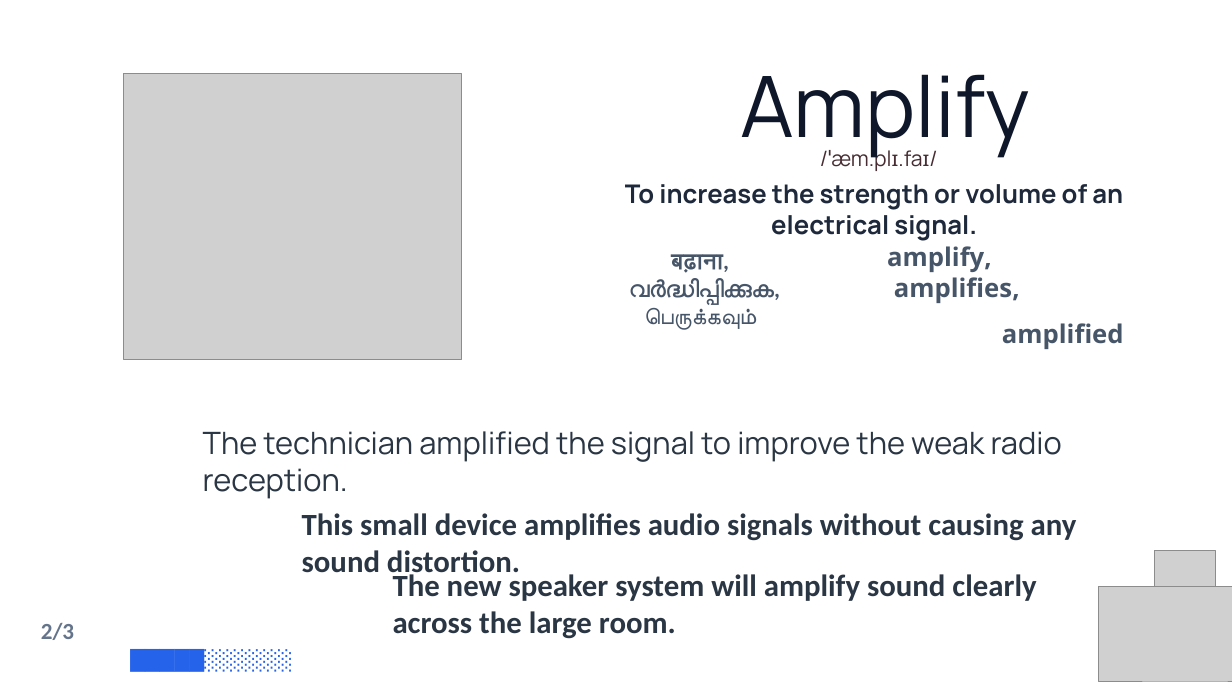
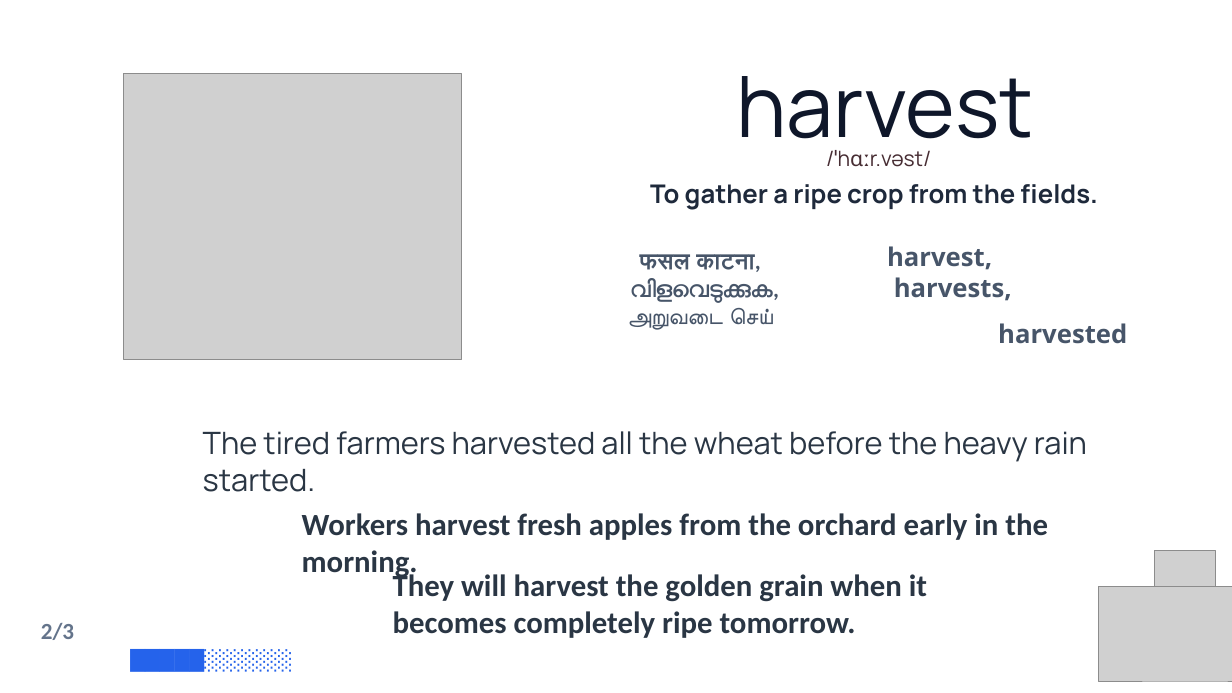
Before and after one commit to PrinceNR/AIVideoAutomation, a slide deck: slide 8 of output/test_builder.pptx. Drawn at 1232x693 pixels with LibreOffice and Linux fonts; fonts in the diff are those of the drawing; grey boxes stand for pictures; background and template pictures are left out. Boxes give left, top, right and bottom in pixels: in the first picture for what was removed or moved away, otherwise in the second. Text is boxed around its words. In the diff, an @@ line names an element or a change of style, - is before the commit and + after.

```diff
--- a/output/test_builder.pptx
+++ b/output/test_builder.pptx
@@ text at (737, 76, 1034, 161): text changed @@
-Amplify
+harvest
@@ text at (870, 150, 931, 167): text changed @@
-/ˈæm.plɪ.faɪ/
+/ˈhɑːr.vəst/
@@ text at (650, 184, 1098, 210): text changed @@
-To increase the strength or volume of an electrical signal.
+To gather a ripe crop from the fields.
@@ text at (627, 254, 779, 330): text changed @@
-बढ़ाना,
-വർദ്ധിപ്പിക്കുക,
-பெருக்கவும்
+फसल काटना,
+വിളവെടുക്കുക,
+அறுவடை செய்
@@ text at (887, 246, 1127, 344): text changed @@
-amplify,
-amplifies,
-amplified
+harvest,
+harvests,
+harvested
@@ text at (203, 431, 1087, 462): text changed @@
-The technician amplified the signal to improve the weak radio reception.
+The tired farmers harvested all the wheat before the heavy rain started.
@@ text at (302, 513, 1048, 540): text changed @@
-This small device amplifies audio signals without causing any sound distortion.
+Workers harvest fresh apples from the orchard early in the morning.
@@ text at (393, 570, 927, 638): text changed @@
-The new speaker system will amplify sound clearly across the large room.
+They will harvest the golden grain when it becomes completely ripe tomorrow.
```
Also in this commit, not shown: 11 other slides changed, 33 other files.
